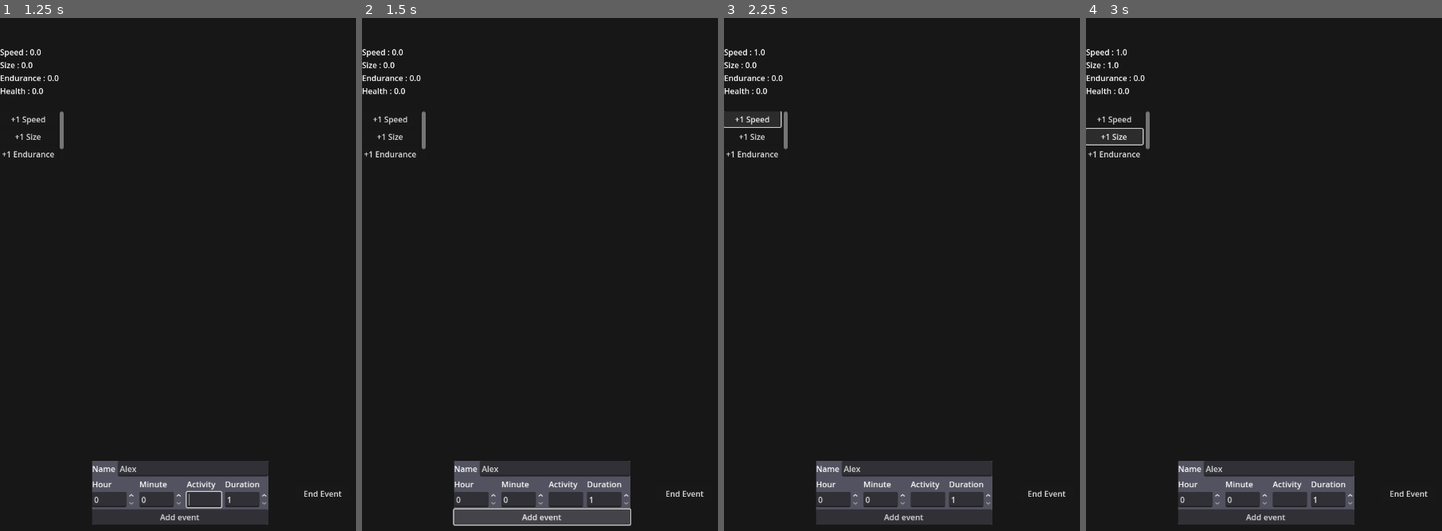
Above: before the commit, frames 1-4 (left to right).
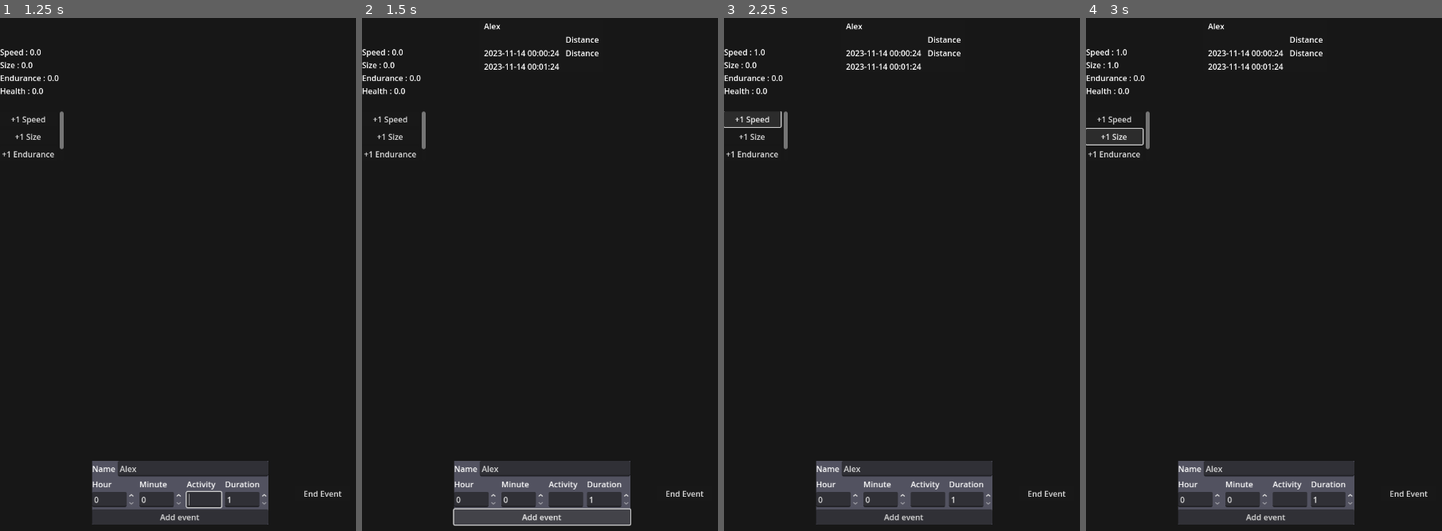
Above: after the commit, the same moments.

Repository: Faisa-l/AT-Interactivity-for-Activity-Project
Game: Godot game, scene res://Scenes/main.tscn
Same seed, same stepped clock (60 frames per second), same inputs: the game is played once before the commit and once after it. The engine's default icon, where the game draws it, is replaced by a stand-in: a white triangle on a blue panel in a dark square.
Inputs (mouse positions are in pixels of both pictures, inside the frame that each line leads up to):
- Up to frame 1 (1.25 s): click (192, 469) at 0.52 s; type "Alex" at 0.6 s; click (202, 500) at 0.75 s; type "12" at 0.83 s
- Up to frame 2 (1.5 s): click "Add event" at 1.25 s
- Up to frame 3 (2.25 s): click "+1 Speed" at 2 s
- Up to frame 4 (3 s): click "+1 Size" at 2.75 s

Frame 1 is identical in both runs. In frame 2, 0.4% of the frame differs, in the area x 34-67%, y 1-11%; in frame 3, 0.4%; in frame 4, 0.4%.

Commit message:
Fix activity time validity checks

Diff:
--- a/Scenes/event_creator.tscn
+++ b/Scenes/event_creator.tscn
@@ -45,7 +45,7 @@
 
 [node name="HourEdit" type="SpinBox" parent="Container/HBoxContainer/Hours"]
 layout_mode = 2
-max_value = 24.0
+max_value = 23.0
 rounded = true
 
 [node name="Minutes" type="VBoxContainer" parent="Container/HBoxContainer"]
@@ -58,7 +58,7 @@
 
 [node name="MinuteEdit" type="SpinBox" parent="Container/HBoxContainer/Minutes"]
 layout_mode = 2
-max_value = 60.0
+max_value = 59.0
 rounded = true
 
 [node name="Activity" type="VBoxContainer" parent="Container/HBoxContainer"]
--- a/Scripts/event_creator.gd
+++ b/Scripts/event_creator.gd
@@ -28,7 +28,7 @@
 # Submit the event
 func _on_button_button_up() -> void:
 	# Ensure things are valid
-	if hours_box.value <= 0 or hours_box.value > 24: return
-	if minutes_box.value <= 0 or minutes_box.value > 60: return
+	if hours_box.value < 0 or hours_box.value > 24: return
+	if minutes_box.value < 0 or minutes_box.value > 60: return
 
 	event_submitted.emit(hours_box.value, minutes_box.value, activity_box.text, duration_box.value, name_box.text)
